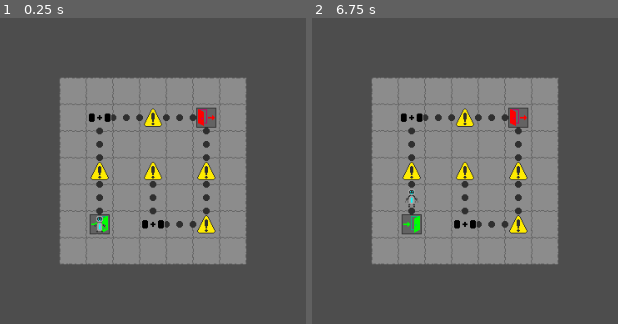
Above: before the commit, frames 1-2 (left to right).
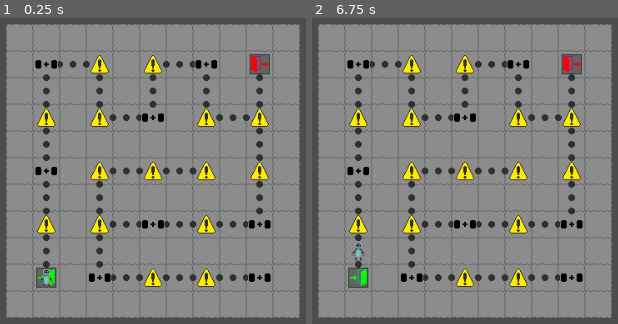
Above: after the commit, the same moments.

Repository: CattacoCattaco/strategy-deckbuilder-roguelike
Game: Godot game, scene res://world_map/world_map.tscn
Two runs of this game, one before a commit and one after it. Both use one fixed random seed, a clock stepped at 60 frames per second and the inputs below.
Inputs (mouse positions are in pixels of both pictures, inside the frame that each line leads up to):
- Up to frame 1 (0.25 s): no input
- Up to frame 2 (6.75 s): tap Enter (do_event) at 0.5, 2, 3.5 s; move the mouse to (outside the picture) at 0.52 s; hold D (right) 0.53-1.25 s; hold Enter (do_event) 0.53-1.25 s; click (outside the picture) at 0.67 s; tap Space at 1.25, 2.75, 4.25 s; drag from (outside the picture) to (425, 259) at 1.27 s; move the mouse to (544, 73) at 2.02 s; hold D (right) 2.03-2.75 s; tap Alt at 2.1, 5.1 s; drag from (425, 259) to (outside the picture) at 2.77 s; move the mouse to (outside the picture) at 3.52 s; hold A (left) 3.53-4.25 s; hold Enter (do_event) 3.53-4.25 s; drag from (outside the picture) to (345, 57) at 4.27 s; move the mouse to (504, 171) at 5.02 s; hold S (down) 5.03-5.75 s; click (504, 171) at 5.17 s; drag from (345, 57) to (outside the picture) at 5.77 s; move the mouse to (outside the picture) at 6.52 s; hold W (up) from 6.53 s (still down); hold Enter (do_event) from 6.53 s (still down)

The runs differ from the first frame. In frame 1, 56% of the frame differs, in the area x 1-99%, y 1-99%; in frame 2, 56%.

Commit message:
Change Level Size

Diff:
--- a/world_map/world_map.tscn
+++ b/world_map/world_map.tscn
@@ -18,7 +18,7 @@
 deck_manipulation_scene = ExtResource("4_nirhn")
 player = NodePath("Player")
 camera = NodePath("Camera2D")
-used_size = 3
+used_size = 5
 
 [node name="Player" type="Sprite2D" parent="."]
 z_index = 5
